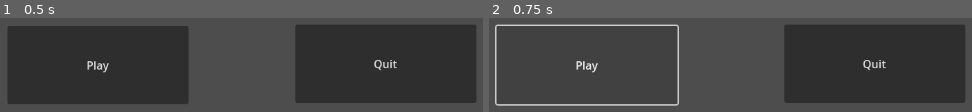
Above: before the commit, frames 1-2 (left to right).
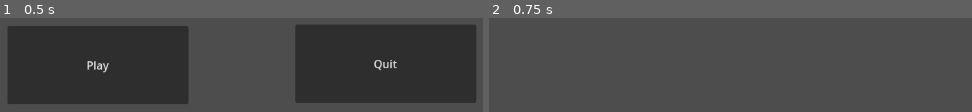
Above: after the commit, the same moments.

Repository: bburciaga/giggle-gauntlet
Game: Godot game, scene res://main.tscn
Same seed, same stepped clock (60 frames per second), same inputs: the game is played once before the commit and once after it.
Inputs:
- Up to frame 1 (0.5 s): no input
- Up to frame 2 (0.75 s): click "Play" at 0.5 s

Frame 1 is identical in both runs. In frame 2, 33% of the frame differs, in the area x 1-99%, y 6-94%.

Commit message:
added world

Diff:
--- a/main.gd
+++ b/main.gd
@@ -2,3 +2,6 @@
 
 func _on_quit_pressed():
 	get_tree().quit()
+
+func _on_play_pressed():
+	get_tree().change_scene_to_file("res://world.tscn")
--- a/main.tscn
+++ b/main.tscn
@@ -19,4 +19,5 @@
 offset_bottom = 401.0
 text = "Quit"
 
+[connection signal="pressed" from="Play" to="." method="_on_play_pressed"]
 [connection signal="pressed" from="Quit" to="." method="_on_quit_pressed"]
--- /dev/null
+++ b/world.tscn
@@ -0,0 +1,3 @@
+[gd_scene format=3 uid="uid://7hffvhse5e1p"]
+
+[node name="World" type="Node2D"]
